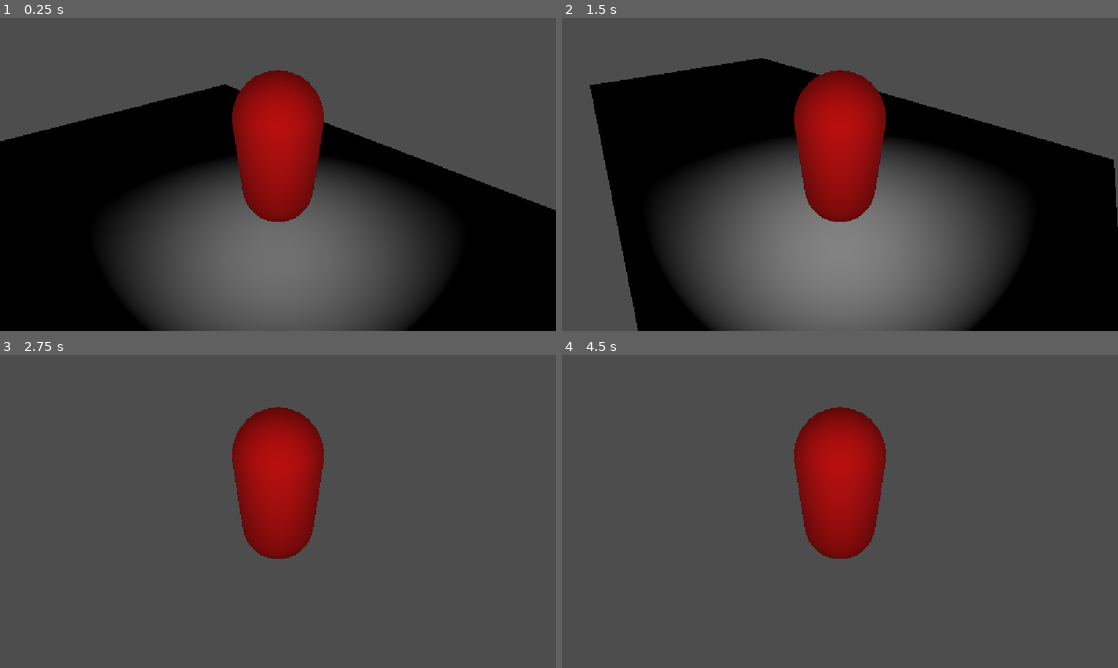
Above: before the commit, frames 1-4 (two rows, left to right).
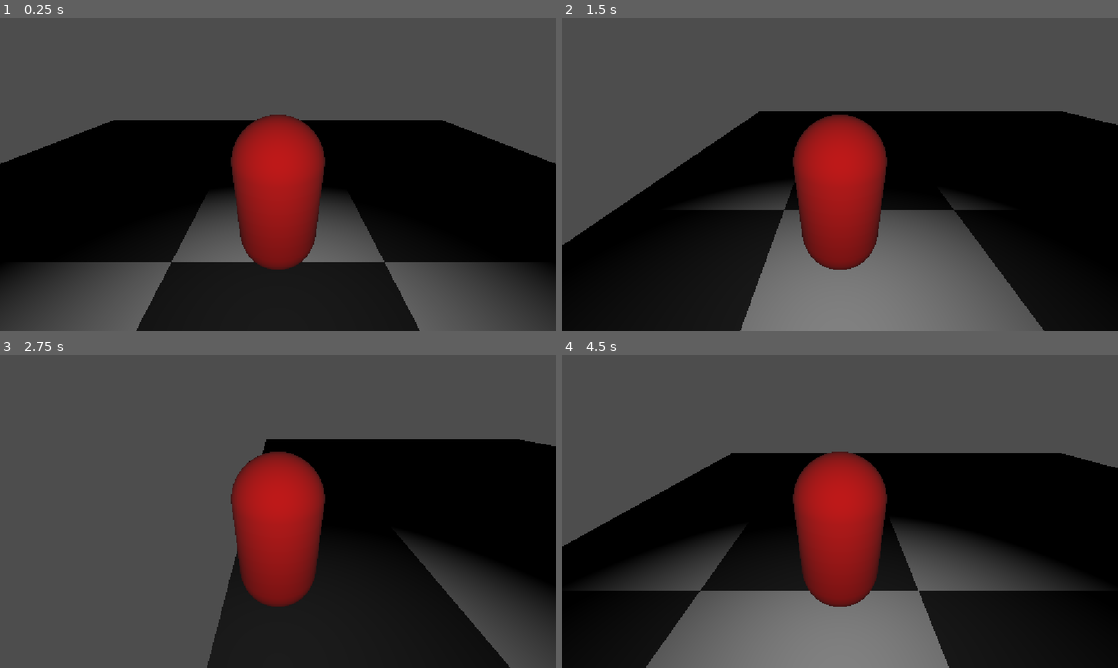
Above: after the commit, the same moments.

Repository: lordilordus123-rgb/fire-game
Game: Godot game, scene res://test.tscn
The game is run twice, just before and just after one commit, with the same random seed, the same clock (stepped at 60 frames per second) and the same inputs.
Inputs (mouse positions are in pixels of both pictures, inside the frame that each line leads up to):
- Up to frame 1 (0.25 s): no input
- Up to frame 2 (1.5 s): tap Enter (ui_accept) at 0.5, 0.77 s; move the mouse to (962, 158) at 0.52 s; hold Right (ui_right) 0.53-1.28 s; tap Alt at 0.6 s; click (962, 158) at 0.67 s; move the mouse to (728, 190) at 1.27 s; hold Down (ui_down) from 1.28 s (still down); tap Shift at 1.35 s
- Up to frame 3 (2.75 s): tap Enter (ui_accept) at 1.52 s; move the mouse to (333, 442) at 2.02 s; release Down (ui_down) at 2.03 s; hold Right (ui_right) from 2.03 s (still down); tap Alt at 2.1 s
- Up to frame 4 (4.5 s): move the mouse to (812, 574) at 2.77 s; release Right (ui_right) at 2.78 s; hold Up (ui_up) 2.78-3.53 s; tap Shift at 2.85, 4.35 s; click (812, 574) at 2.92 s; tap Enter (ui_accept) at 3.02, 3.77 s; move the mouse to (1006, 558) at 3.52 s; hold Left (ui_left) from 3.53 s (still down); tap Alt at 3.6 s; move the mouse to (673, 464) at 4.27 s

The runs differ from the first frame. In frame 1, 43% of the frame differs, in the area x 0-100%, y 16-100%; in frame 2, 43%; in frame 3, 40%; in frame 4, 59%.

Commit message:
character that moves

Diff:
--- a/character_body_3d.gd
+++ b/character_body_3d.gd
@@ -14,9 +14,8 @@
 	if Input.is_action_just_pressed("ui_accept") and is_on_floor():
 		velocity.y = JUMP_VELOCITY
 
-	# Get the input direction and handle the movement/deceleration.
-	# As good practice, you should replace UI actions with custom gameplay actions.
-	var input_dir := Input.get_vector("ui_left", "ui_right", "ui_up", "ui_down")
+	# HIER GEÄNDERT: Eigene WASD-Aktionen statt ui_left/ui_right...
+	var input_dir := Input.get_vector("ui_up", "ui_down", "ui_left", "ui_right")
 	var direction := (transform.basis * Vector3(input_dir.x, 0, input_dir.y)).normalized()
 	if direction:
 		velocity.x = direction.x * SPEED
--- /dev/null
+++ b/cherckered.gdshader
@@ -0,0 +1,23 @@
+shader_type spatial;
+
+uniform vec4 color1 : source_color = vec4(1.0, 1.0, 1.0, 1.0); // Standard: Weiß
+uniform vec4 color2 : source_color = vec4(0.0, 0.0, 0.0, 1.0); // Standard: Schwarz
+uniform float groesse = 10.0; // Bestimmt, wie viele Quadrate sichtbar sind
+
+void fragment() {
+    // 1. UV-Koordinaten mit der gewünschten Größe multiplizieren
+    vec2 uv = UV * groesse;
+
+    // 2. Mit floor() mathematische Kacheln erzeugen
+    vec2 kachel = floor(uv);
+
+    // 3. Prüfen, ob die Summe aus X und Y gerade oder ungerade ist
+    // fract(* 0.5) erzeugt hier exakt wechselnde Werte von 0.0 und 0.5
+    float muster = fract((kachel.x + kachel.y) * 0.5);
+
+    // 4. Den Wert auf exakt 0.0 oder 1.0 bringen
+    float checker = muster * 2.0;
+
+    // 5. Jetzt funktioniert mix() perfekt ohne Farbfehler
+    ALBEDO = mix(color1.rgb, color2.rgb, checker);
+}
--- /dev/null
+++ b/floor.gd
@@ -0,0 +1,11 @@
+extends StaticBody3D
+
+
+# Called when the node enters the scene tree for the first time.
+func _ready() -> void:
+	pass # Replace with function body.
+
+
+# Called every frame. 'delta' is the elapsed time since the previous frame.
+func _process(delta: float) -> void:
+	pass
--- a/project.godot
+++ b/project.godot
@@ -24,6 +24,41 @@
 
 enabled=PackedStringArray("res://addons/godot_super-wakatime/plugin.cfg")
 
+[input]
+
+ui_left={
+"deadzone": 0.5,
+"events": [Object(InputEventKey,"resource_local_to_scene":false,"resource_name":"","device":16,"window_id":0,"alt_pressed":false,"shift_pressed":false,"ctrl_pressed":false,"meta_pressed":false,"pressed":false,"keycode":4194319,"physical_keycode":0,"key_label":0,"unicode":0,"location":0,"echo":false,"script":null)
+, Object(InputEventJoypadButton,"resource_local_to_scene":false,"resource_name":"","device":-1,"button_index":13,"pressure":0.0,"pressed":false,"script":null)
+, Object(InputEventJoypadMotion,"resource_local_to_scene":false,"resource_name":"","device":-1,"axis":0,"axis_value":-1.0,"script":null)
+, Object(InputEventKey,"resource_local_to_scene":false,"resource_name":"","device":-1,"window_id":0,"alt_pressed":false,"shift_pressed":false,"ctrl_pressed":false,"meta_pressed":false,"pressed":false,"keycode":0,"physical_keycode":68,"key_label":0,"unicode":100,"location":0,"echo":false,"script":null)
+]
+}
+ui_right={
+"deadzone": 0.5,
+"events": [Object(InputEventKey,"resource_local_to_scene":false,"resource_name":"","device":16,"window_id":0,"alt_pressed":false,"shift_pressed":false,"ctrl_pressed":false,"meta_pressed":false,"pressed":false,"keycode":4194321,"physical_keycode":0,"key_label":0,"unicode":0,"location":0,"echo":false,"script":null)
+, Object(InputEventJoypadButton,"resource_local_to_scene":false,"resource_name":"","device":-1,"button_index":14,"pressure":0.0,"pressed":false,"script":null)
+, Object(InputEventJoypadMotion,"resource_local_to_scene":false,"resource_name":"","device":-1,"axis":0,"axis_value":1.0,"script":null)
+, Object(InputEventKey,"resource_local_to_scene":false,"resource_name":"","device":-1,"window_id":0,"alt_pressed":false,"shift_pressed":false,"ctrl_pressed":false,"meta_pressed":false,"pressed":false,"keycode":0,"physical_keycode":65,"key_label":0,"unicode":97,"location":0,"echo":false,"script":null)
+]
+}
+ui_up={
+"deadzone": 0.5,
+"events": [Object(InputEventKey,"resource_local_to_scene":false,"resource_name":"","device":16,"window_id":0,"alt_pressed":false,"shift_pressed":false,"ctrl_pressed":false,"meta_pressed":false,"pressed":false,"keycode":4194320,"physical_keycode":0,"key_label":0,"unicode":0,"location":0,"echo":false,"script":null)
+, Object(InputEventJoypadButton,"resource_local_to_scene":false,"resource_name":"","device":-1,"button_index":11,"pressure":0.0,"pressed":false,"script":null)
+, Object(InputEventJoypadMotion,"resource_local_to_scene":false,"resource_name":"","device":-1,"axis":1,"axis_value":-1.0,"script":null)
+, Object(InputEventKey,"resource_local_to_scene":false,"resource_name":"","device":-1,"window_id":0,"alt_pressed":false,"shift_pressed":false,"ctrl_pressed":false,"meta_pressed":false,"pressed":false,"keycode":0,"physical_keycode":87,"key_label":0,"unicode":119,"location":0,"echo":false,"script":null)
+]
+}
+ui_down={
+"deadzone": 0.5,
+"events": [Object(InputEventKey,"resource_local_to_scene":false,"resource_name":"","device":16,"window_id":0,"alt_pressed":false,"shift_pressed":false,"ctrl_pressed":false,"meta_pressed":false,"pressed":false,"keycode":4194322,"physical_keycode":0,"key_label":0,"unicode":0,"location":0,"echo":false,"script":null)
+, Object(InputEventJoypadButton,"resource_local_to_scene":false,"resource_name":"","device":-1,"button_index":12,"pressure":0.0,"pressed":false,"script":null)
+, Object(InputEventJoypadMotion,"resource_local_to_scene":false,"resource_name":"","device":-1,"axis":1,"axis_value":1.0,"script":null)
+, Object(InputEventKey,"resource_local_to_scene":false,"resource_name":"","device":-1,"window_id":0,"alt_pressed":false,"shift_pressed":false,"ctrl_pressed":false,"meta_pressed":false,"pressed":false,"keycode":0,"physical_keycode":83,"key_label":0,"unicode":115,"location":0,"echo":false,"script":null)
+]
+}
+
 [physics]
 
 3d/physics_engine="Jolt Physics"
--- a/test.tscn
+++ b/test.tscn
@@ -1,22 +1,26 @@
 [gd_scene format=3 uid="uid://3rpjb8o8e6e6"]
 
+[ext_resource type="Script" uid="uid://ddayxr65tqiyg" path="res://floor.gd" id="1_6uqi0"]
 [ext_resource type="Script" uid="uid://bkqkjttdt2sq" path="res://character_body_3d.gd" id="1_37kl0"]
+[ext_resource type="Shader" uid="uid://dctj5aie1cyxu" path="res://cherckered.gdshader" id="2_ppyta"]
 
 [sub_resource type="PhysicsMaterial" id="PhysicsMaterial_grofb"]
 
 [sub_resource type="BoxShape3D" id="BoxShape3D_grofb"]
+size = Vector3(100, 1, 100)
 
-[sub_resource type="StandardMaterial3D" id="StandardMaterial3D_8uh7m"]
-albedo_color = Color(0.38928655, 0.38928664, 0.38928658, 1)
-roughness = 0.2
+[sub_resource type="ShaderMaterial" id="ShaderMaterial_grofb"]
+render_priority = 0
+shader = ExtResource("2_ppyta")
+shader_parameter/color1 = Color(1, 1, 1, 1)
+shader_parameter/color2 = Color(0.2, 0.2, 0.2, 1)
+shader_parameter/groesse = 10.0
 
 [sub_resource type="BoxMesh" id="BoxMesh_grofb"]
-material = SubResource("StandardMaterial3D_8uh7m")
-size = Vector3(13.432678, 0.9522705, 6.8883057)
+material = SubResource("ShaderMaterial_grofb")
+size = Vector3(16, 1, 16)
 
 [sub_resource type="Skin" id="Skin_i1m3l"]
-
-[sub_resource type="StandardMaterial3D" id="StandardMaterial3D_mf4mk"]
 
 [sub_resource type="CapsuleShape3D" id="CapsuleShape3D_grofb"]
 
@@ -30,6 +34,7 @@
 
 [node name="Floor" type="StaticBody3D" parent="." unique_id=1527591344]
 physics_material_override = SubResource("PhysicsMaterial_grofb")
+script = ExtResource("1_6uqi0")
 
 [node name="CollisionShape3D" type="CollisionShape3D" parent="Floor" unique_id=302102557]
 shape = SubResource("BoxShape3D_grofb")
@@ -37,7 +42,6 @@
 [node name="MeshInstance3D" type="MeshInstance3D" parent="Floor" unique_id=1066133574]
 mesh = SubResource("BoxMesh_grofb")
 skin = SubResource("Skin_i1m3l")
-surface_material_override/0 = SubResource("StandardMaterial3D_mf4mk")
 
 [node name="CharacterBody3D" type="CharacterBody3D" parent="." unique_id=1180256440]
 transform = Transform3D(1, 0, 0, 0, 1, 0, 0, 0, 1, 0, 2, 0)
@@ -50,6 +54,6 @@
 mesh = SubResource("CapsuleMesh_grofb")
 
 [node name="Camera3D" type="Camera3D" parent="CharacterBody3D" unique_id=1466279549]
-transform = Transform3D(0.70710677, -0.45451945, 0.5416752, 0, 0.76604444, 0.6427876, -0.70710677, -0.45451945, 0.5416752, 1.5, 1.5, 1.5)
+transform = Transform3D(-4.371139e-08, -0.5, 0.8660254, 0, 0.8660254, 0.5, -1, 2.1855694e-08, -3.7855173e-08, 2, 1.5, 0)
 
-[node name="SpotLight3D" type="SpotLight3D" parent="CharacterBody3D/Camera3D" unique_id=2128612946]
+[node name="AreaLight3D" type="AreaLight3D" parent="CharacterBody3D/Camera3D" unique_id=447048960]
Not shown, added: cherckered.gdshader.uid
Not shown, added: floor.gd.uid
